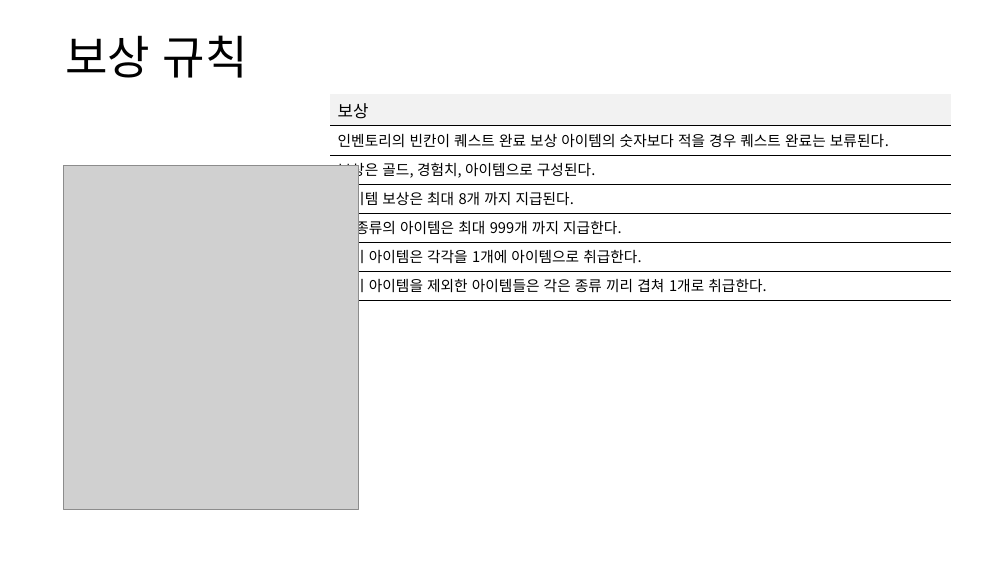
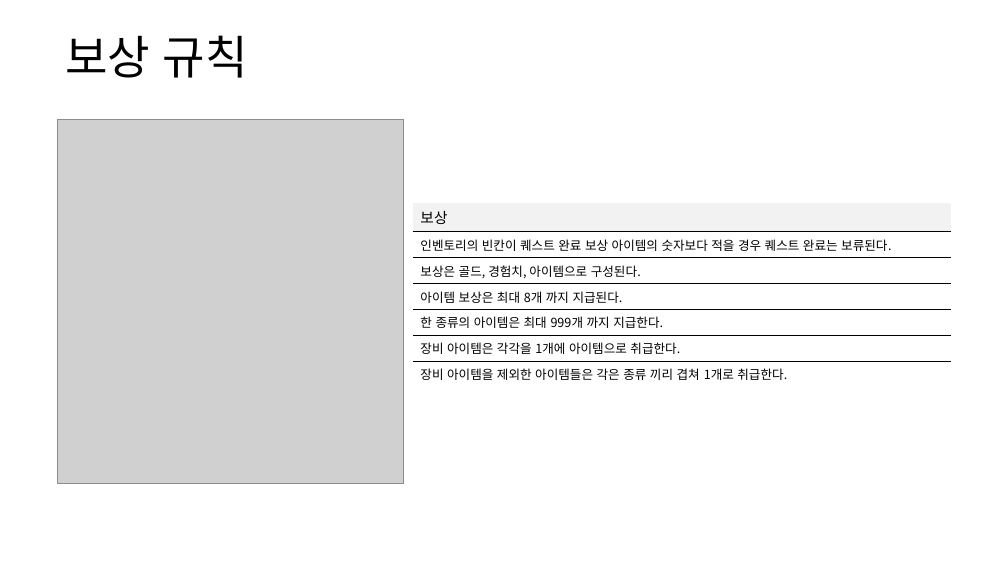
Before and after one commit to yjk0401/unityenginebasic_9th, a slide deck: slide 12 of 기획/방랑엽사전/퀘스트 시스템 기획서.pptx. Drawn at 1008x567 pixels with LibreOffice and Linux fonts; fonts in the diff are those of the drawing; grey boxes stand for pictures. Boxes give left, top, right and bottom in pixels: in the first picture for what was removed or moved away, otherwise in the second. Text is boxed around its words. In the diff, an @@ line names an element or a change of style, - is before the commit and + after.

```diff
--- a/기획/방랑엽사전/퀘스트 시스템 기획서.pptx
+++ b/기획/방랑엽사전/퀘스트 시스템 기획서.pptx
@@ picture: place and size @@
-picture at [64, 166, 358, 510]
+picture at [57, 119, 404, 484]
@@ table at [413, 203, 951, 384] @@
@@ size 16 to 14 pt in "보상" @@
@@ size 14 to 12 pt @@
@@ borders changed @@
@@ table: place and size @@
-table at [330, 95, 951, 300]
+table at [413, 203, 951, 384]
```
Also in this commit, not shown: 3 other slides changed, 18 other files.
